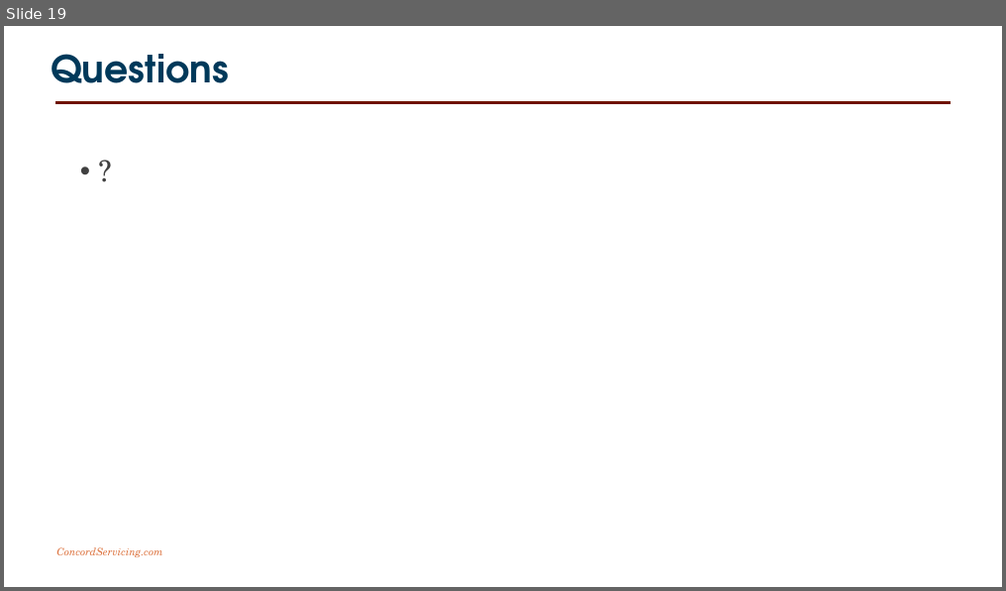
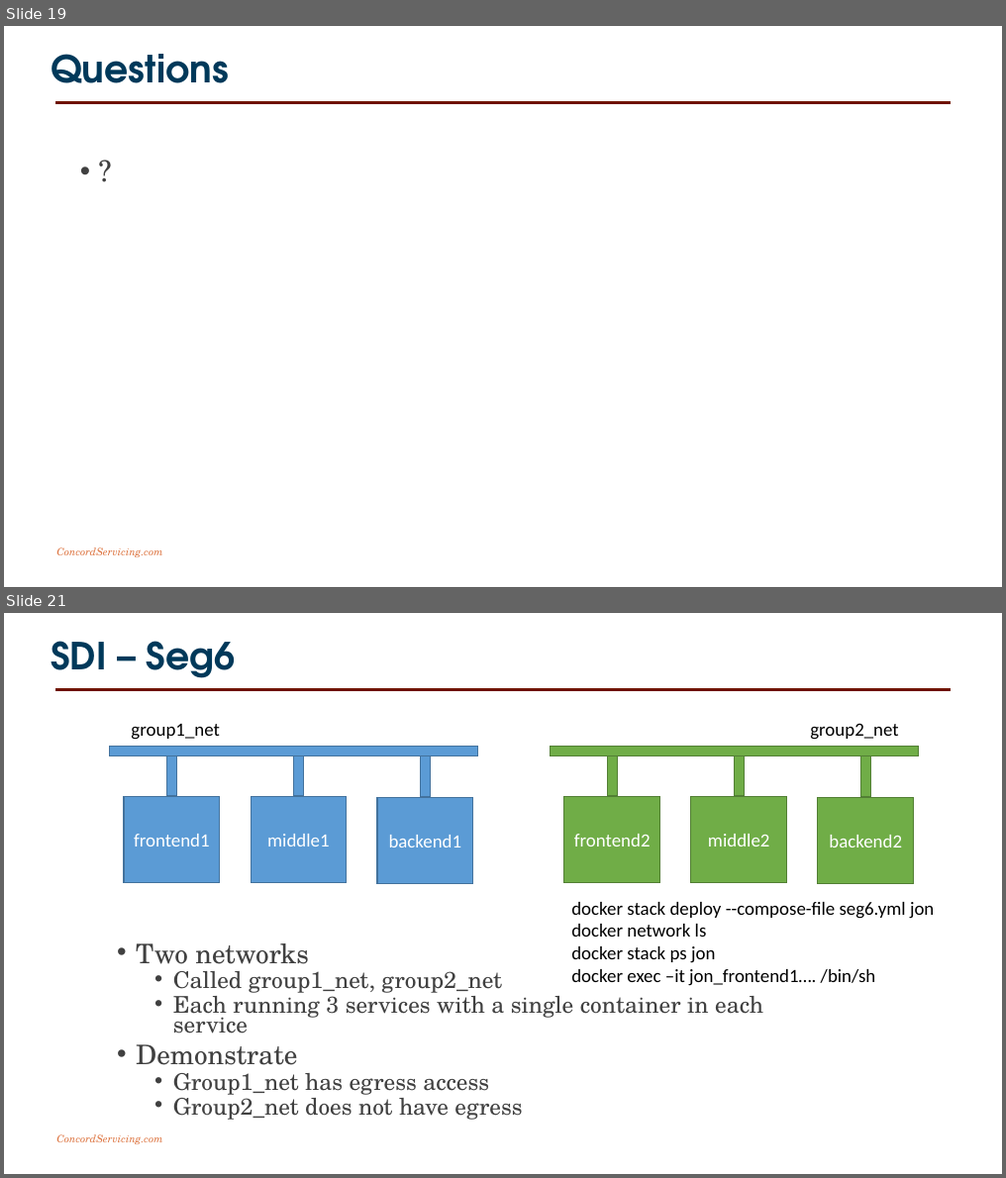
Before and after one commit to joncatlin/docker-compose-files, a slide deck: software defined infrastructure/20181013 Software Defined Infrastructure.pptx. Shown one above the other, each under a label of ours: slide 19 before the commit, slides 19 and 21 after it; the slides between them are not shown. The pictures are 1006x591 and 1006x1178 pixels, drawn with LibreOffice and Linux fonts; fonts in the diff are those of the drawing; background and template pictures are left out. Boxes give left, top, right and bottom in pixels: in the first picture for what was removed or moved away, otherwise in the second. Text is boxed around its words. In the diff, an @@ line names an element or a change of style, - is before the commit and + after.

Commit message:
Added new segmentation demo for no egress network, but it did not

```diff
--- a/software defined infrastructure/20181013 Software Defined Infrastructure.pptx
+++ b/software defined infrastructure/20181013 Software Defined Infrastructure.pptx
@@ slide 21 added at <box>4,613,1002,1174</box>, background #FFFFFF; not listed: 2 template elements that a slide beside it also shows @@
@@ title added at <box>51,641,236,678</box>, 36 pt, text #00395A, bold @@
+SDI – Seg6
@@ text added at <box>131,724,219,740</box>, 18 pt, text #000000 @@
+group1_net
@@ text added at <box>810,723,898,740</box>, 18 pt, text #000000 @@
+group2_net
@@ rectangle added at <box>110,747,478,756</box>, fill #5B9BD5, outline #43739E 1 pt @@
@@ rectangle added at <box>166,756,176,796</box>, fill #5B9BD5, outline #43739E 1 pt @@
@@ rectangle added at <box>293,756,303,796</box>, fill #5B9BD5, outline #43739E 1 pt @@
@@ rectangle added at <box>421,757,431,797</box>, fill #5B9BD5, outline #43739E 1 pt @@
@@ rectangle added at <box>550,747,919,756</box>, fill #70AD47, outline #538035 1 pt @@
@@ rectangle added at <box>608,756,618,796</box>, fill #70AD47, outline #538035 1 pt @@
@@ rectangle added at <box>735,756,744,796</box>, fill #70AD47, outline #538035 1 pt @@
@@ rectangle added at <box>860,757,870,797</box>, fill #70AD47, outline #538035 1 pt @@
@@ rectangle added at <box>124,797,220,883</box>, fill #5B9BD5, outline #43739E 1 pt, 18 pt, text #FFFFFF @@
+frontend1
@@ rectangle added at <box>251,797,347,883</box>, fill #5B9BD5, outline #43739E 1 pt, 18 pt, text #FFFFFF @@
+middle1
@@ rectangle added at <box>377,797,473,883</box>, fill #5B9BD5, outline #43739E 1 pt, 18 pt, text #FFFFFF @@
+backend1
@@ rectangle added at <box>564,797,660,883</box>, fill #70AD47, outline #538035 1 pt, 18 pt, text #FFFFFF @@
+frontend2
@@ rectangle added at <box>691,797,787,883</box>, fill #70AD47, outline #538035 1 pt, 18 pt, text #FFFFFF @@
+middle2
@@ rectangle added at <box>818,797,914,883</box>, fill #70AD47, outline #538035 1 pt, 18 pt, text #FFFFFF @@
+backend2
@@ text added at <box>571,902,934,986</box>, 18 pt, text #000000 @@
+docker stack deploy --compose-file seg6.yml jon
+docker network ls
+docker stack ps jon
+docker exec –it jon_frontend1…. /bin/sh
@@ text added at <box>136,944,763,1120</box>, 22.2 pt, text #404040 @@
+• Two networks
+  • Called group1_net, group2_net
+  • Each running 3 services with a single container in each service
+• Demonstrate
+  • Group1_net has egress access
+  • Group2_net does not have egress
```
Also in this commit, not shown: 2 other files.
